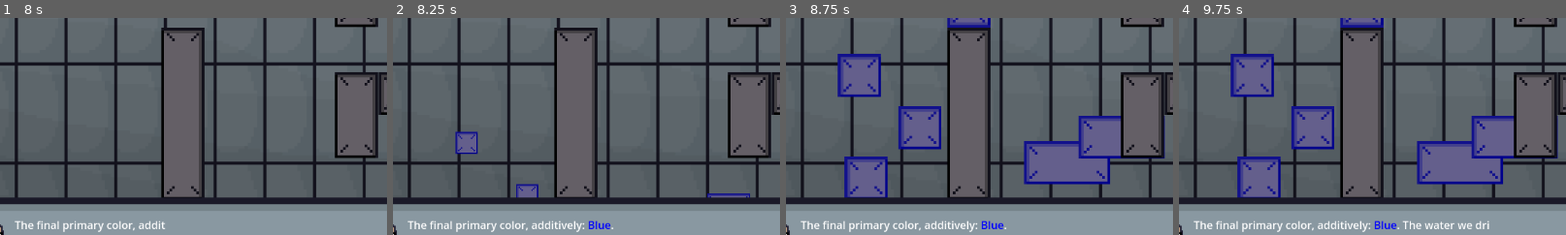
Above: before the commit, frames 1-4 (left to right).
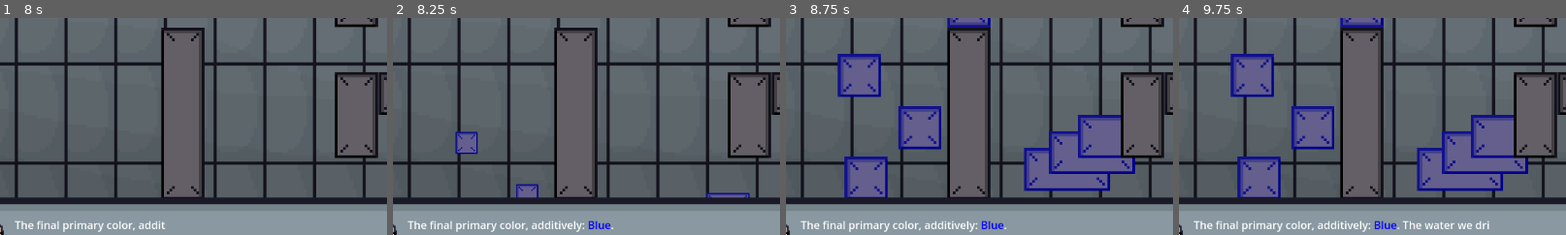
Above: after the commit, the same moments.

Repository: Gamnraa/gmtk2025
Game: Godot game, scene res://MainScene.tscn
Two runs of this game, one before a commit and one after it. Both use one fixed random seed, a clock stepped at 60 frames per second and the inputs below.
Inputs:
- Up to frame 1 (8 s): tap Enter (enter) at 0.5, 0.6, 1.35, 2.1, 2.85, 3.6, 4.35, 5.1, 5.85, 6.5, 6.6, 7.35 s; hold D (right) 0.53-2.03 s; tap Space (jump) at 0.77, 1.52, 3.02, 3.5, 3.77, 4.52, 6.02, 6.77, 7.52 s; hold A (left) 2.03-2.78 s; hold D (right) 2.78-4.28 s; hold A (left) 4.28-5.03 s; hold D (right) 5.03-5.78 s; hold A (left) 5.78-7.28 s; hold D (right) from 7.28 s (still down)
- Up to frame 2 (8.25 s): keep holding D (right); tap Enter (enter) at 8.1 s
- Up to frame 3 (8.75 s): keep holding D (right)
- Up to frame 4 (9.75 s): tap Space (jump) at 8.75, 9.02 s; tap Enter (enter) at 8.85, 9.5, 9.6 s; release D (right) at 9.53 s; hold A (left) from 9.53 s (still down)
The pictures show only the part of the screen within x 11-60%, y 35-85%; the shares and areas given below are measured in that part.

Frame 1 is identical in both runs. In frame 2, 0.2% of the frame differs, in the area x 80-93%, y 80-84%; in frame 3, 3.2%, in the area x 61-98%, y 44-80%; in frame 4, 3.2%.

Commit message:
Update 1_3.tscn

Diff:
--- a/Nodes/Levels/1_3.tscn
+++ b/Nodes/Levels/1_3.tscn
@@ -74,7 +74,7 @@
 position = Vector2(532, -90)
 
 [node name="PlatformMed" parent="Node2D9" instance=ExtResource("2_c2h6w")]
-position = Vector2(0, 44)
+position = Vector2(0, 64)
 color = 2
 
 [node name="Node4" type="Node2D" parent="."]
@@ -90,11 +90,16 @@
 position = Vector2(532, -90)
 
 [node name="PlatformMed" parent="Node2D10" instance=ExtResource("2_c2h6w")]
-position = Vector2(162, -32)
+position = Vector2(74, 14)
 color = 2
 
 [node name="Node2D7" type="Node2D" parent="Node2D10"]
 position = Vector2(224, -98)
 
-[node name="PlatformMed" parent="Node2D10/Node2D7" instance=ExtResource("2_c2h6w")]
+[node name="PlatformMed" parent="." instance=ExtResource("2_c2h6w")]
+position = Vector2(692, -124)
+color = 2
+
+[node name="PlatformMed2" parent="." instance=ExtResource("2_c2h6w")]
+position = Vector2(756, -188)
 rotation = 1.5708
